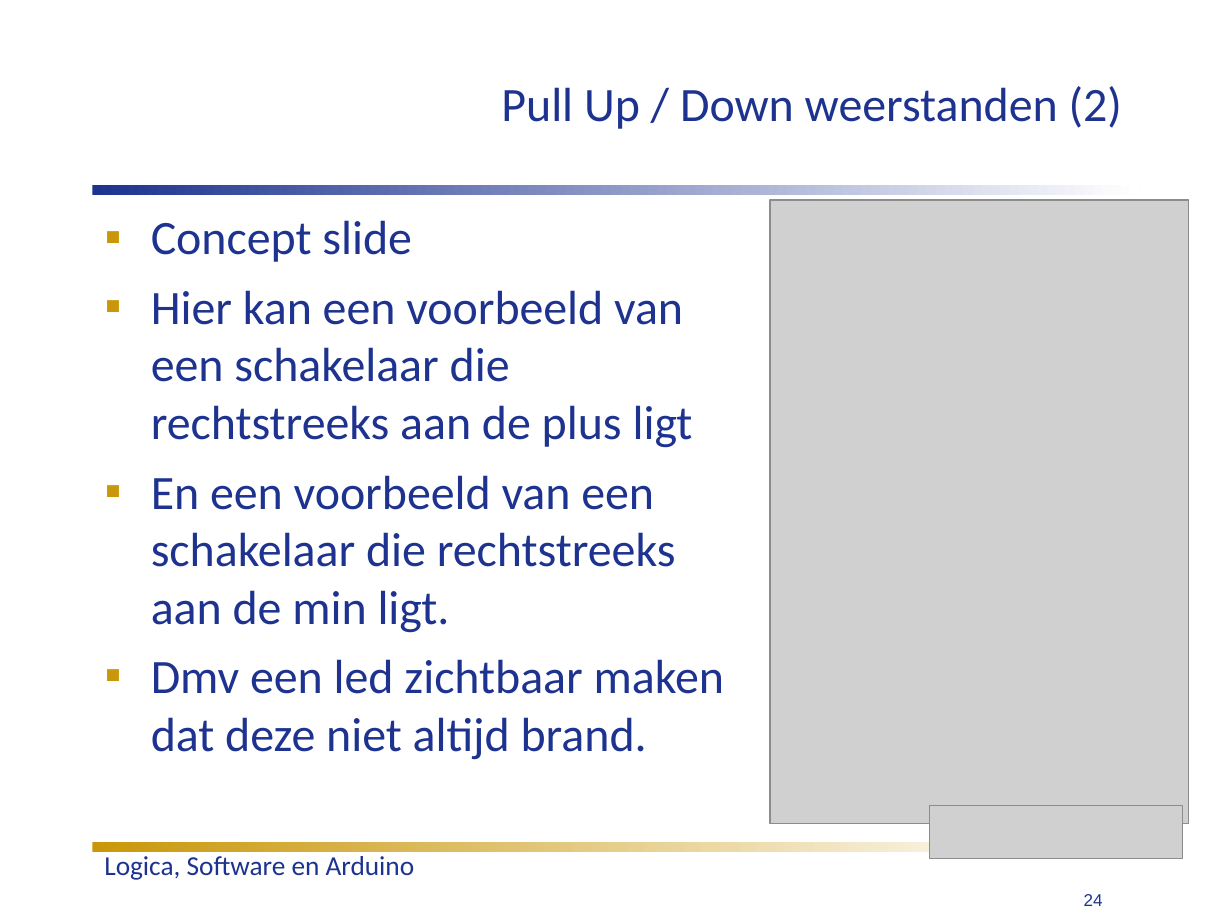
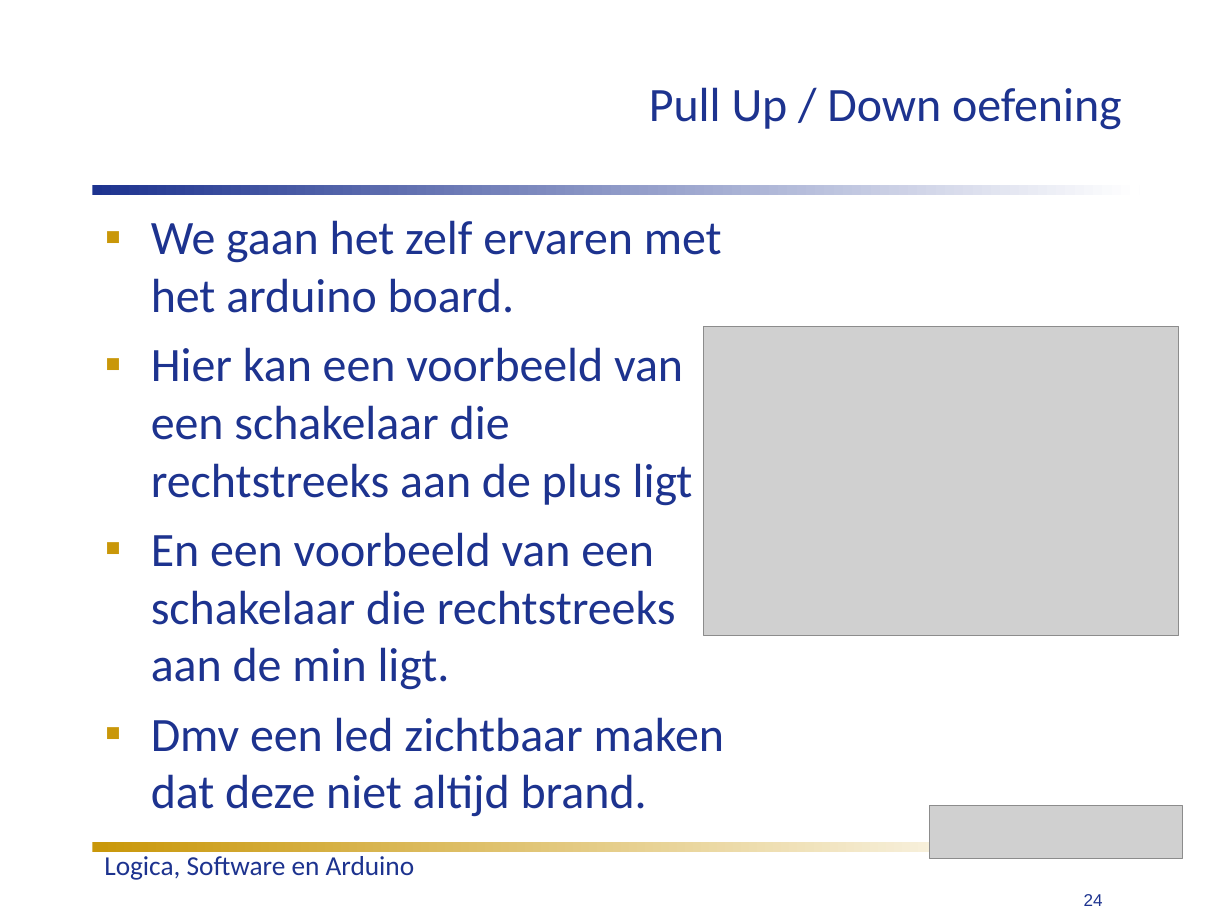
Before and after one commit to humiq/Greendevelopment, a slide deck: slide 24 of trunk/documents/Colleges/ISIROB College 3.ppt. Drawn at 1232x924 pixels with LibreOffice and Linux fonts; fonts in the diff are those of the drawing; grey boxes stand for pictures. Boxes give left, top, right and bottom in pixels: in the first picture for what was removed or moved away, otherwise in the second. Text is boxed around its words. In the diff, an @@ line names an element or a change of style, - is before the commit and + after.

```diff
--- a/trunk/documents/Colleges/ISIROB College 3.ppt
+++ b/trunk/documents/Colleges/ISIROB College 3.ppt
@@ title at [649,87,1121,130]: text changed @@
-Pull Up / Down weerstanden (2)
+Pull Up / Down oefening
@@ text at [151,220,722,313]: text changed @@
-▪ Concept slide
+▪ We gaan het zelf ervaren met het arduino board.
@@ picture: place and size @@
-picture at [770,200,1189,823]
+picture at [703,326,1179,636]
```
Also in this commit, not shown: 1 other file.
